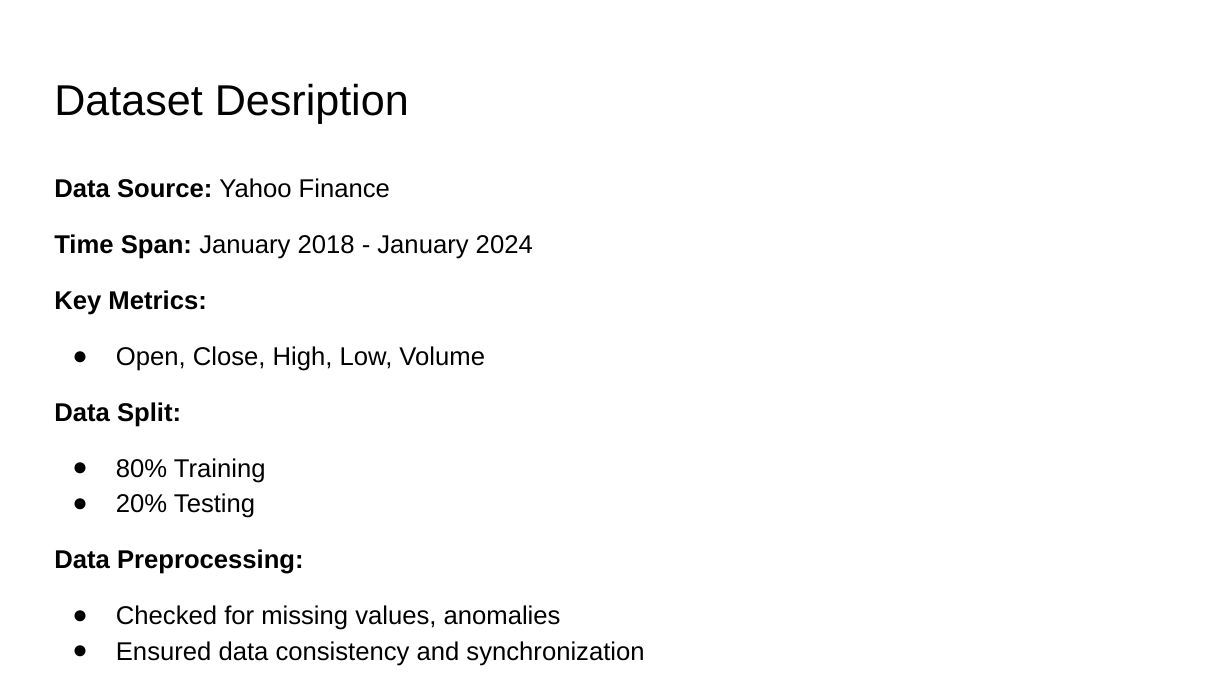
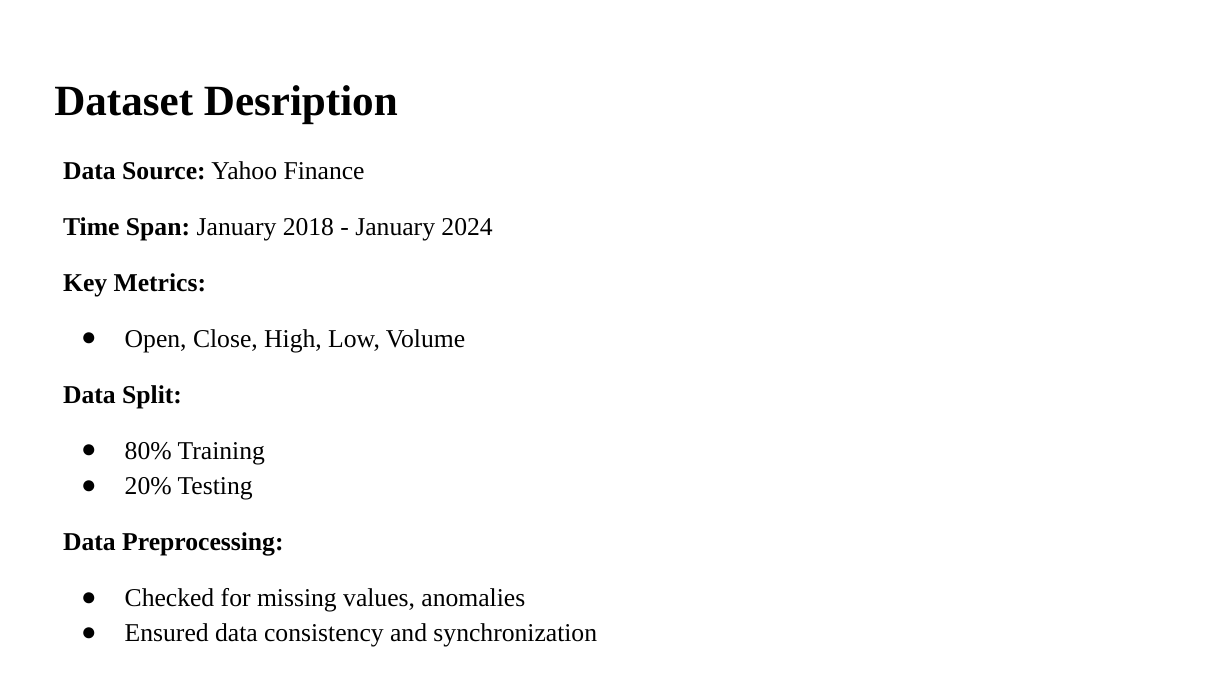
Before and after one commit to astronaut505/tradingtroll, a slide deck: slide 4 of BuyorBye.pptx. Drawn at 1232x693 pixels with LibreOffice and Linux fonts; fonts in the diff are those of the drawing. Boxes give left, top, right and bottom in pixels: in the first picture for what was removed or moved away, otherwise in the second. Text is boxed around its words. In the diff, an @@ line names an element or a change of style, - is before the commit and + after.

```diff
--- a/BuyorBye.pptx
+++ b/BuyorBye.pptx
@@ title "Dataset Desription" at box(54, 85, 398, 124): font Arial to Times New Roman, bold on @@
@@ text "Data Source: Yahoo Finance": place and size @@
-text "Data Source: Yahoo Finance" at box(54, 178, 644, 666)
+text "Data Source: Yahoo Finance" at box(63, 161, 597, 647)
@@ text "Data Source: Yahoo Finance" at box(63, 161, 597, 647): font Arial to Times New Roman @@
```
Also in this commit, not shown: 7 other slides changed, 3 slides added, 1 slide removed, 2 other files.
